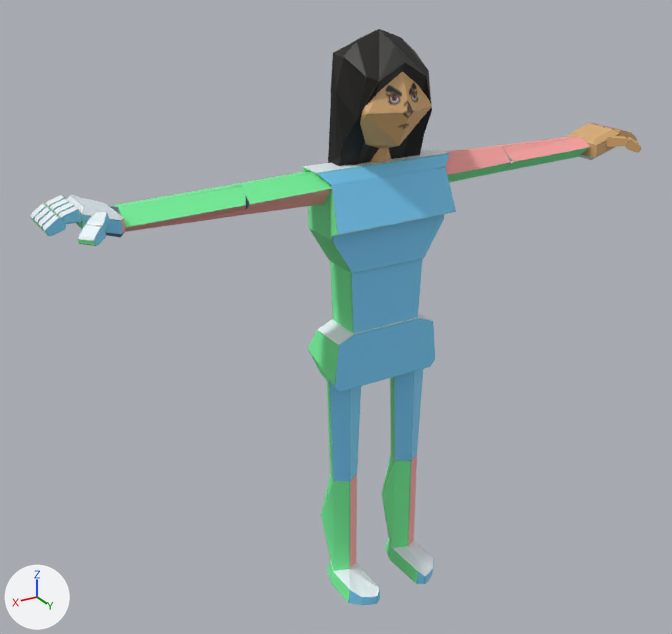
A saved change to the FBX model Assets/Player/Be.fbx.
Rendered twice from a camera (50 mm lens) standing at (3.07, 4.61, 4.32) and looking at (0.21, -0.14, 1.94). Lighting does not change. The marker at lower left points along +X, +Y and +Z. Where no turn or scale is listed for an object, it has been applied to the vertices.
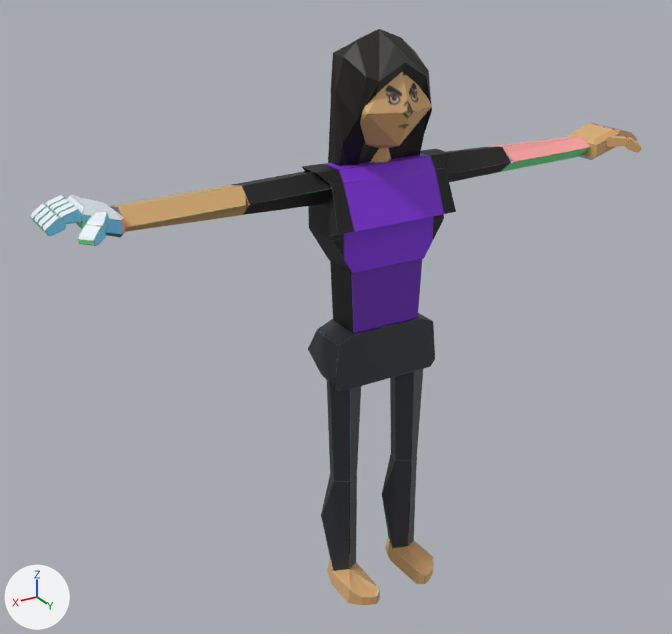
What differs and where, as boxes [x1, y1, x2, y2] in the pictures (672 x 634 px):
'beveled_cuboid_6', surface changed
    both: [302, 149, 456, 274]
'cylinder_11', surface changed
    both: [328, 69, 430, 166]
'beveled_cuboid_7', surface changed (blue to black)
    both: [308, 313, 435, 392]
'beveled_cuboid', surface changed (blue to purple)
    both: [330, 259, 422, 333]
'cylinder_4', surface changed (green to brown)
    both: [109, 185, 246, 232]
'mesh', surface changed
    both: [360, 72, 427, 149]
'cylinder', surface changed (blue to black)
    both: [327, 378, 361, 482]
'cylinder_3', surface changed (green to black)
    both: [232, 171, 332, 215]
'cylinder_1', surface changed (green to black)
    both: [321, 473, 357, 571]
'cylinder_6', surface changed (green to black)
    both: [382, 454, 417, 548]
'cylinder_5', surface changed (blue to black)
    both: [390, 369, 423, 461]
'cylinder_9', surface changed (pink to black)
    both: [445, 146, 511, 182]
'cylinder_2', surface changed
    both: [327, 560, 380, 605]
'cylinder_7', surface changed
    both: [385, 537, 434, 584]

The change, as a list of edits to the scene's bpy script:
```text
Add img_image:
    img_image = load_image('Image', '_unpacked/Image', 4096, 4096, 'sRGB')
Change mat_textureb_png:
    mat_textureb_png.texture: img_textureb_png -> img_image  # with its transparency
```
